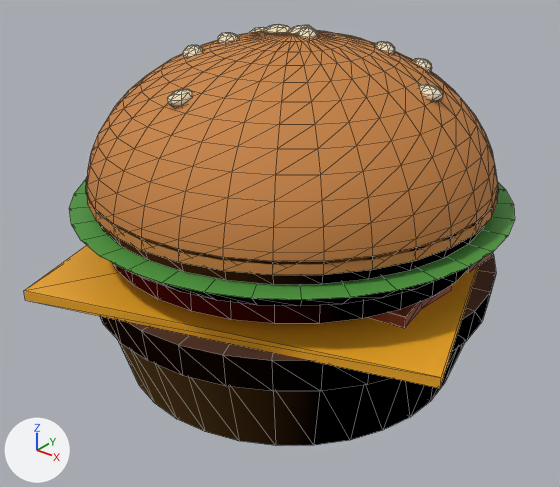
What one commit did to the glTF model public/modelos/burger-smash.glb.
Rendered twice from a 50 mm camera at (0.1345, -0.1736, 0.1421) aimed at (0.001, -0.0068, 0.0387). The axes (+X, +Y, +Z) are drawn at lower left. The lights are the same throughout. The older version comes first. Mesh edges are drawn as thin lines. Vertices at exactly the same position are counted once.
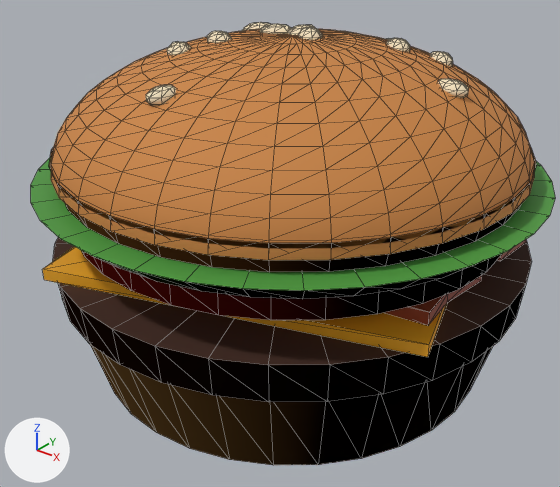
Boxes (x1, y1, x2, y2) around the edits, measured in the pictures (560 x 487 px; the box of a moved part takes in the faces that stretch with it):
'Mesh_0', reshaped (7% wider)
    before: (24, 25, 515, 446)
    after: (31, 22, 555, 465)
part 1 of me_mesh_0, moved or reshaped
    before: (100, 254, 496, 446)
    after: (53, 237, 531, 465)
part 2 of me_mesh_0, moved or reshaped
    before: (24, 245, 479, 388)
    after: (43, 246, 447, 357)
part 3 of me_mesh_0, moved or reshaped
    before: (69, 178, 515, 324)
    after: (31, 148, 555, 320)
part 4 of me_mesh_0, moved or reshaped
    before: (87, 30, 498, 275)
    after: (51, 29, 535, 260)
part 5 of me_mesh_0, moved or reshaped
    before: (413, 58, 432, 72)
    after: (429, 51, 453, 67)
part 6 of me_mesh_0, moved or reshaped (mostly hidden before)
    before: (249, 27, 266, 33)
    after: (244, 22, 269, 31)
part 7 of me_mesh_0, moved or reshaped
    before: (297, 27, 319, 38)
    after: (298, 27, 323, 40)
part 8 of me_mesh_0, moved or reshaped
    before: (218, 33, 239, 43)
    after: (207, 31, 232, 43)
part 9 of me_mesh_0, moved or reshaped
    before: (289, 25, 312, 34)
    after: (288, 25, 315, 35)
part 10 of me_mesh_0, moved or reshaped
    before: (183, 45, 203, 57)
    after: (167, 42, 191, 55)
part 11 of me_mesh_0, moved or reshaped
    before: (375, 41, 395, 54)
    after: (386, 38, 410, 52)
part 12 of me_mesh_0, moved or reshaped
    before: (419, 84, 443, 102)
    after: (438, 79, 469, 98)
part 13 of me_mesh_0, moved or reshaped
    before: (264, 25, 292, 33)
    after: (260, 24, 292, 34)
part 14 of me_mesh_0, moved or reshaped
    before: (167, 89, 192, 108)
    after: (146, 85, 176, 106)
part 15 of me_mesh_0, moved or reshaped (mostly hidden)
    before: (369, 252, 493, 328)
    after: (384, 239, 527, 325)

Patch to the scene script:
```diff
--- a/public/modelos/burger-smash.glb.py
+++ b/public/modelos/burger-smash.glb.py
@@ me_mesh_0 @@
-me_mesh_0.from_pydata(...)  # 1249 vertices, 2304 faces; spans x -0.072..0.072, y -0.072..0.072, z 0.0..0.102
+me_mesh_0.from_pydata(...)  # 1249 vertices, 2304 faces; spans x -0.0753..0.0753, y -0.0753..0.0753, z 0.0..0.102
+# me_mesh_0 part 1: the loose piece of 135 vertices spanning x -0.0627..0.0627, y -0.0627..0.0627, z 0.0..0.0346 is multiplied about the mesh origin by the matrix ((1.148, 0.0, 0.0), (0.0, 1.148, 0.0), (0.0, 0.0, 1.148))
+# me_mesh_0 part 2: the loose piece of 8 vertices spanning x -0.072..0.072, y -0.072..0.072, z 0.0346..0.0375 is scaled about the mesh origin by (0.93, 0.93, 1.15)
+# me_mesh_0 part 3: the loose piece of 209 vertices spanning x -0.0656..0.0656, y -0.0656..0.0656, z 0.041..0.0603 is multiplied about the mesh origin by the matrix ((1.148, 0.0, 0.0), (0.0, 1.148, 0.0), (0.0, 0.0, 1.148))
+# me_mesh_0 part 4: the loose piece of 397 vertices spanning x -0.0603..0.0603, y -0.0603..0.0603, z 0.0568..0.1003 is multiplied about its middle by the matrix ((1.148, 0.0, 0.0), (0.0, 1.148, 0.0), (0.0, 0.0, 0.797)), then moved by (0.0, 0.0, 0.004)
+# me_mesh_0 part 5: the loose piece of 34 vertices spanning x 0.0229..0.0306, y 0.0219..0.0295, z 0.0883..0.0928 is scaled about its middle by 1.15, then moved by (0.004, 0.0038, 0.0015)
+# me_mesh_0 part 6: the loose piece of 34 vertices spanning x -0.0262..-0.0184, y 0.0109..0.018, z 0.0931..0.0976 is scaled about its middle by 1.15, then moved by (-0.0033, 0.0021, 0.0006)
+# me_mesh_0 part 7: the loose piece of 34 vertices spanning x -0.0009..0.0067, y -0.0006..0.0071, z 0.0975..0.102 is scaled about its middle by 1.15, then moved by (0.0004, 0.0005, -0.0003)
+# me_mesh_0 part 8: the loose piece of 34 vertices spanning x -0.0201..-0.012, y -0.012..-0.0051, z 0.0956..0.1001 is scaled about its middle by 1.15, then moved by (-0.0024, -0.0013, 0.0001)
+# me_mesh_0 part 9: the loose piece of 34 vertices spanning x -0.0039..0.0021, y 0.0011..0.0102, z 0.0974..0.1019 is scaled about its middle by 1.15, then moved by (-0.0001, 0.0008, -0.0003)
+# me_mesh_0 part 10: the loose piece of 34 vertices spanning x -0.0252..-0.0174, y -0.0211..-0.0137, z 0.0928..0.0973 is scaled about its middle by 1.15, then moved by (-0.0031, -0.0026, 0.0006)
+# me_mesh_0 part 11: the loose piece of 34 vertices spanning x 0.015..0.0227, y 0.0142..0.0218, z 0.0933..0.0978 is scaled about its middle by 1.15, then moved by (0.0028, 0.0027, 0.0005)
+# me_mesh_0 part 12: the loose piece of 34 vertices spanning x 0.035..0.0441, y 0.004..0.01, z 0.0864..0.091 is scaled about its middle by 1.15, then moved by (0.0058, 0.001, 0.0019)
+# me_mesh_0 part 13: the loose piece of 34 vertices spanning x -0.0113..-0.0028, y -0.0002..0.0063, z 0.0972..0.1018 is scaled about its middle by 1.15, then moved by (-0.001, 0.0004, -0.0003)
+# me_mesh_0 part 14: the loose piece of 34 vertices spanning x -0.008..-0.002, y -0.0432..-0.0341, z 0.0872..0.0917 is scaled about its middle by 1.15, then moved by (-0.0007, -0.0057, 0.0018)
+# me_mesh_0 part 15: 24 of 1249 vertices moved; they spanned x -0.0546..0.0546, y -0.0374..0.0331, z 0.0375..0.0407 and now span x -0.0627..0.0627, y -0.0429..0.038, z 0.0431..0.0468; mean shift (0.0, 0.0, 0.0058); largest move (-0.0528, -0.0374, 0.0407) -> (-0.0606, -0.0429, 0.0468)
+# other edits to the shape of me_mesh_0 do not show in these pictures
 me_mesh_0.materials.append(mat_pan)
```
